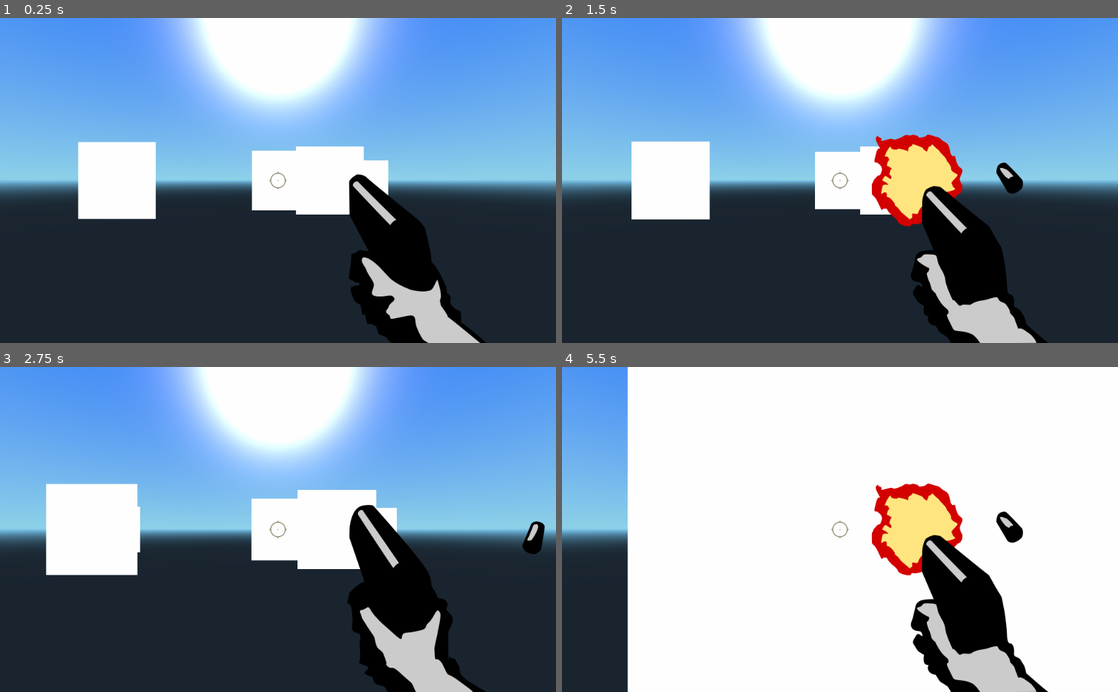
Above: before the commit, frames 1-4 (two rows, left to right).
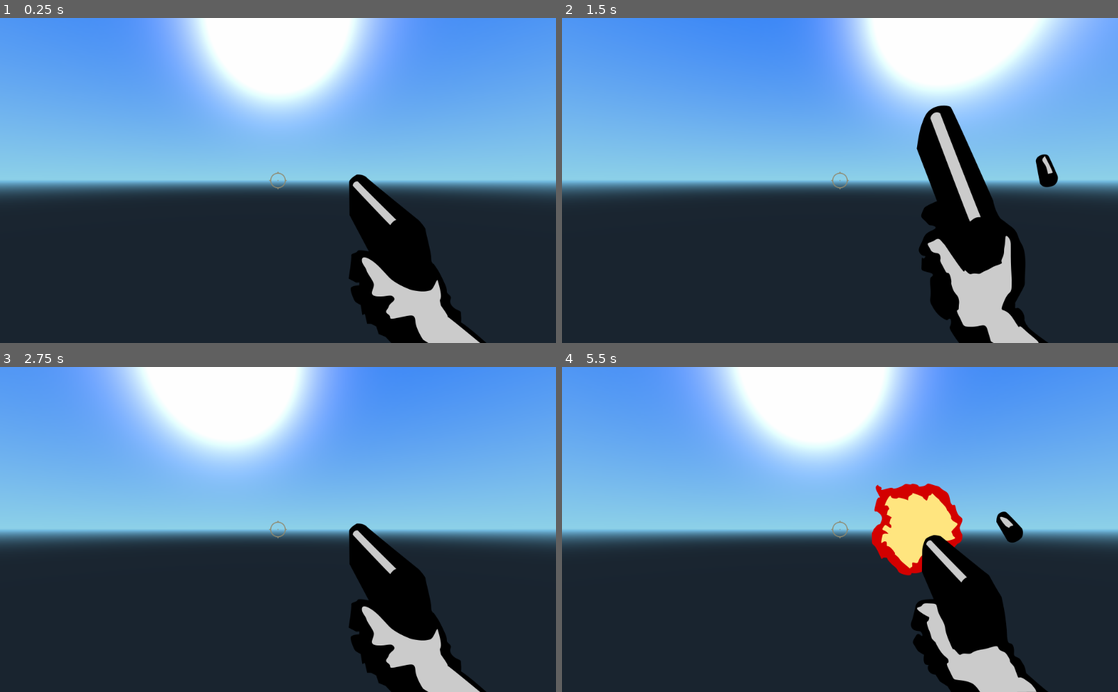
Above: after the commit, the same moments.

Repository: joaopedroleaodedeus/doomClone
Game: Godot game, scene res://World.tscn
The game is run twice, just before and just after one commit, with the same random seed, the same clock (stepped at 60 frames per second) and the same inputs.
Inputs (mouse positions are in pixels of both pictures, inside the frame that each line leads up to):
- Up to frame 1 (0.25 s): no input
- Up to frame 2 (1.5 s): move the mouse to (867, 180) at 0.52 s; press the mouse at (867, 180) at 0.53 s; hold W (move_forwards) from 0.53 s (still down); move the mouse to (812, 180) at 1.27 s; release the mouse at (812, 180) at 1.28 s; click (812, 180) at 1.35 s
- Up to frame 3 (2.75 s): keep holding W (move_forwards); move the mouse to (289, 523) at 2.02 s; press the mouse at (289, 523) at 2.03 s
- Up to frame 4 (5.5 s): keep holding W (move_forwards); move the mouse to (834, 536) at 2.77 s; release the mouse at (834, 536) at 2.78 s; click (834, 536) at 2.85 s; move the mouse to (878, 532) at 3.52 s; press the mouse at (878, 532) at 3.53 s; move the mouse to (795, 526) at 4.27 s; release the mouse at (795, 526) at 4.28 s; click (795, 526) at 4.35 s; move the mouse to (845, 529) at 5.02 s; press the mouse at (845, 529) at 5.03 s

The runs differ from the first frame. In frame 1, 7.4% of the frame differs, in the area x 14-70%, y 38-62%; in frame 2, 33%; in frame 3, 24%; in frame 4, 73%, in the area x 11-100%, y 0-100%.

Commit message:
Alteração no Sprite3D do Enemy
Adicionei a flah Billboard como ativa, pra manter a caracteristica do DOOM do sprite sempre estar olhando para a camera do jogador

Diff:
--- a/Player.gd
+++ b/Player.gd
@@ -15,7 +15,7 @@
 	if event is InputEventMouseMotion:
 		rotation_degrees.y -= MOUSE_SENS * event.relative.x
 
-func _process(delta):
+func _process(_delta):
 	if Input.is_action_pressed("exit"):
 		get_tree().quit()
 	if Input.is_action_pressed("restart"):
--- a/Player.tscn
+++ b/Player.tscn
@@ -6,15 +6,8 @@
 
 [sub_resource type="CapsuleShape" id=1]
 
-radius = 1.0
-height = 1.0
-
 [sub_resource type="Animation" id=2]
-
 resource_name = "idle"
-length = 1.0
-loop = false
-step = 0.1
 tracks/0/type = "value"
 tracks/0/path = NodePath("CanvasLayer/Control/Sprite:frame")
 tracks/0/interp = 1
@@ -29,11 +22,8 @@
 }
 
 [sub_resource type="Animation" id=3]
-
 resource_name = "shoot"
 length = 0.4
-loop = false
-step = 0.1
 tracks/0/type = "value"
 tracks/0/path = NodePath("CanvasLayer/Control/Sprite:frame")
 tracks/0/interp = 1
@@ -48,104 +38,42 @@
 }
 
 [node name="Player" type="KinematicBody"]
-
-input_ray_pickable = true
-input_capture_on_drag = false
-collision_layer = 1
-collision_mask = 1
-axis_lock_linear_x = false
-axis_lock_linear_y = false
-axis_lock_linear_z = false
-axis_lock_angular_x = false
-axis_lock_angular_y = false
-axis_lock_angular_z = false
-collision/safe_margin = 0.001
 script = ExtResource( 1 )
 
-[node name="CollisionShape" type="CollisionShape" parent="." index="0"]
+[node name="CollisionShape" type="CollisionShape" parent="."]
+transform = Transform( 1, 0, 0, 0, -4.37114e-08, -1, 0, 1, -4.37114e-08, 0, 0, 0 )
+shape = SubResource( 1 )
 
-transform = Transform( 1, 0, 0, 0, -4.37114e-008, -1, 0, 1, -4.37114e-008, 0, 0, 0 )
-shape = SubResource( 1 )
-disabled = false
-_sections_unfolded = [ "Transform" ]
+[node name="Camera" type="Camera" parent="."]
+current = true
 
-[node name="Camera" type="Camera" parent="." index="1"]
+[node name="CanvasLayer" type="CanvasLayer" parent="."]
 
-keep_aspect = 1
-cull_mask = 1048575
-environment = null
-h_offset = 0.0
-v_offset = 0.0
-doppler_tracking = 0
-projection = 0
-current = true
-fov = 70.0
-size = 1.0
-near = 0.05
-far = 100.0
-_sections_unfolded = [ "Transform" ]
-
-[node name="CanvasLayer" type="CanvasLayer" parent="." index="2"]
-
-layer = 1
-offset = Vector2( 0, 0 )
-rotation = 0.0
-scale = Vector2( 1, 1 )
-transform = Transform2D( 1, 0, 0, 1, 0, 0 )
-
-[node name="TextureRect" type="TextureRect" parent="CanvasLayer" index="0"]
-
+[node name="TextureRect" type="TextureRect" parent="CanvasLayer"]
 anchor_left = 0.5
 anchor_top = 0.5
 anchor_right = 0.5
 anchor_bottom = 0.5
 margin_left = -16.0
 margin_top = -16.0
-rect_pivot_offset = Vector2( 0, 0 )
-rect_clip_content = false
-mouse_filter = 1
-mouse_default_cursor_shape = 0
-size_flags_horizontal = 1
-size_flags_vertical = 1
 texture = ExtResource( 2 )
 stretch_mode = 4
-_sections_unfolded = [ "Anchor", "Margin" ]
 
-[node name="Control" type="Control" parent="CanvasLayer" index="1"]
-
+[node name="Control" type="Control" parent="CanvasLayer"]
 anchor_left = 0.5
 anchor_top = 1.0
 anchor_right = 0.5
 anchor_bottom = 1.0
-rect_pivot_offset = Vector2( 0, 0 )
-rect_clip_content = false
-mouse_filter = 0
-mouse_default_cursor_shape = 0
-size_flags_horizontal = 1
-size_flags_vertical = 1
-_sections_unfolded = [ "Anchor", "Margin" ]
 
-[node name="Sprite" type="Sprite" parent="CanvasLayer/Control" index="0"]
-
+[node name="Sprite" type="Sprite" parent="CanvasLayer/Control"]
 position = Vector2( 256, -256 )
 texture = ExtResource( 3 )
 hframes = 4
-_sections_unfolded = [ "Animation", "Transform" ]
 
-[node name="AnimationPlayer" type="AnimationPlayer" parent="." index="3"]
-
-root_node = NodePath("..")
-autoplay = ""
-playback_process_mode = 1
-playback_default_blend_time = 0.0
-playback_speed = 1.0
+[node name="AnimationPlayer" type="AnimationPlayer" parent="."]
 anims/idle = SubResource( 2 )
 anims/shoot = SubResource( 3 )
-blend_times = [  ]
 
-[node name="RayCast" type="RayCast" parent="." index="4"]
-
+[node name="RayCast" type="RayCast" parent="."]
 enabled = true
-exclude_parent = true
 cast_to = Vector3( 0, 0, -2000 )
-collision_mask = 1
--- a/World.tscn
+++ b/World.tscn
@@ -1,13 +1,12 @@
-[gd_scene load_steps=4 format=2]
+[gd_scene load_steps=3 format=2]
 
 [ext_resource path="res://Player.tscn" type="PackedScene" id=1]
 [ext_resource path="res://Zombie.tscn" type="PackedScene" id=2]
-[ext_resource path="res://CodeVisualizer.gd" type="Script" id=3]
 
 [node name="World" type="Spatial"]
-script = ExtResource( 3 )
 
 [node name="Player" parent="." instance=ExtResource( 1 )]
+transform = Transform( 1, 0, 0, 0, 1, 0, 0, 0, 1, -24.5424, 0, -29.249 )
 
 [node name="Zombie" parent="." instance=ExtResource( 2 )]
 transform = Transform( 1, 0, 0, 0, 1, 0, 0, 0, 1, -5.71379, 0, -8.25133 )
--- a/Zombie.tscn
+++ b/Zombie.tscn
@@ -1,70 +1,14 @@
-[gd_scene load_steps=7 format=2]
+[gd_scene load_steps=6 format=2]
 
 [ext_resource path="res://Zombie.gd" type="Script" id=1]
 [ext_resource path="res://fps_monster_sprites.png" type="Texture" id=2]
 
 [sub_resource type="CapsuleShape" id=1]
-
 radius = 0.8
-height = 1.0
-
-[sub_resource type="SpatialMaterial" id=4]
-
-render_priority = 0
-flags_transparent = true
-flags_unshaded = true
-flags_vertex_lighting = false
-flags_no_depth_test = false
-flags_use_point_size = false
-flags_world_triplanar = false
-flags_fixed_size = false
-flags_albedo_tex_force_srgb = false
-vertex_color_use_as_albedo = false
-vertex_color_is_srgb = false
-params_diffuse_mode = 0
-params_specular_mode = 0
-params_blend_mode = 0
-params_cull_mode = 0
-params_depth_draw_mode = 0
-params_line_width = 1.0
-params_point_size = 1.0
-params_billboard_mode = 2
-params_grow = false
-params_use_alpha_scissor = false
-albedo_color = Color( 1, 1, 1, 1 )
-metallic = 0.0
-metallic_specular = 0.5
-metallic_texture_channel = 0
-roughness = 0.0
-roughness_texture_channel = 0
-emission_enabled = false
-normal_enabled = false
-rim_enabled = false
-clearcoat_enabled = false
-anisotropy_enabled = false
-ao_enabled = false
-depth_enabled = false
-subsurf_scatter_enabled = false
-transmission_enabled = false
-refraction_enabled = false
-detail_enabled = false
-uv1_scale = Vector3( 1, 1, 1 )
-uv1_offset = Vector3( 0, 0, 0 )
-uv1_triplanar = false
-uv1_triplanar_sharpness = 1.0
-uv2_scale = Vector3( 1, 1, 1 )
-uv2_offset = Vector3( 0, 0, 0 )
-uv2_triplanar = false
-uv2_triplanar_sharpness = 1.0
-proximity_fade_enable = false
-distance_fade_enable = false
-_sections_unfolded = [ "Flags", "Parameters" ]
 
 [sub_resource type="Animation" id=2]
-
 resource_name = "die"
 length = 0.75
-loop = false
 step = 0.15
 tracks/0/type = "value"
 tracks/0/path = NodePath("Sprite3D:frame")
@@ -80,7 +24,6 @@
 }
 
 [sub_resource type="Animation" id=3]
-
 resource_name = "walk"
 length = 0.6
 loop = true
@@ -98,72 +41,24 @@
 "values": [ 0, 1, 2, 3 ]
 }
 
-[node name="Zombie" type="KinematicBody" index="0"]
-
-input_ray_pickable = true
-input_capture_on_drag = false
-collision_layer = 1
-collision_mask = 1
-axis_lock_linear_x = false
-axis_lock_linear_y = false
-axis_lock_linear_z = false
-axis_lock_angular_x = false
-axis_lock_angular_y = false
-axis_lock_angular_z = false
-collision/safe_margin = 0.001
+[node name="Zombie" type="KinematicBody"]
 script = ExtResource( 1 )
 
-[node name="CollisionShape" type="CollisionShape" parent="." index="0"]
+[node name="CollisionShape" type="CollisionShape" parent="."]
+transform = Transform( 1, 0, 0, 0, -4.37114e-08, -1, 0, 1, -4.37114e-08, 0, 0, 0 )
+shape = SubResource( 1 )
 
-transform = Transform( 1, 0, 0, 0, -4.37114e-008, -1, 0, 1, -4.37114e-008, 0, 0, 0 )
-shape = SubResource( 1 )
-disabled = false
+[node name="Sprite3D" type="Sprite3D" parent="."]
+billboard = 1
+texture = ExtResource( 2 )
+hframes = 5
+vframes = 2
+frame = 1
 
-[node name="Sprite3D" type="Sprite3D" parent="." index="1"]
-
-layers = 1
-material_override = SubResource( 4 )
-cast_shadow = 1
-extra_cull_margin = 0.0
-use_in_baked_light = false
-lod_min_distance = 0.0
-lod_min_hysteresis = 0.0
-lod_max_distance = 0.0
-lod_max_hysteresis = 0.0
-centered = true
-offset = Vector2( 0, 0 )
-flip_h = false
-flip_v = false
-modulate = Color( 1, 1, 1, 1 )
-opacity = 1.0
-pixel_size = 0.01
-axis = 2
-transparent = true
-shaded = false
-double_sided = true
-alpha_cut = 0
-texture = ExtResource( 2 )
-vframes = 2
-hframes = 5
-frame = 1
-region_enabled = false
-region_rect = Rect2( 0, 0, 0, 0 )
-_sections_unfolded = [ "Animation", "Geometry" ]
-
-[node name="AnimationPlayer" type="AnimationPlayer" parent="." index="2"]
-
-root_node = NodePath("..")
-autoplay = ""
-playback_process_mode = 1
-playback_default_blend_time = 0.0
-playback_speed = 1.0
+[node name="AnimationPlayer" type="AnimationPlayer" parent="."]
 anims/die = SubResource( 2 )
 anims/walk = SubResource( 3 )
-blend_times = [  ]
 
-[node name="RayCast" type="RayCast" parent="." index="3"]
-
+[node name="RayCast" type="RayCast" parent="."]
 enabled = true
-exclude_parent = true
 cast_to = Vector3( 0, 0, 1.5 )
-collision_mask = 1
Not shown, changed: fps_monster_sprites.png.import
Binary file changed: viz_polimetrica.png
